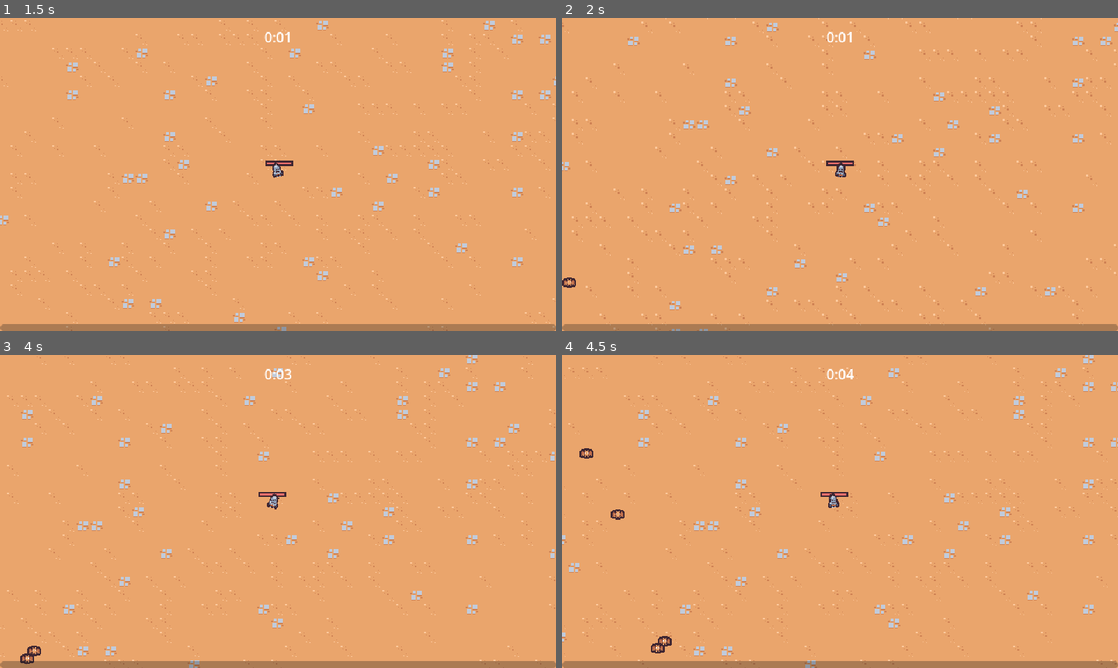
Above: before the commit, frames 1-4 (two rows, left to right).
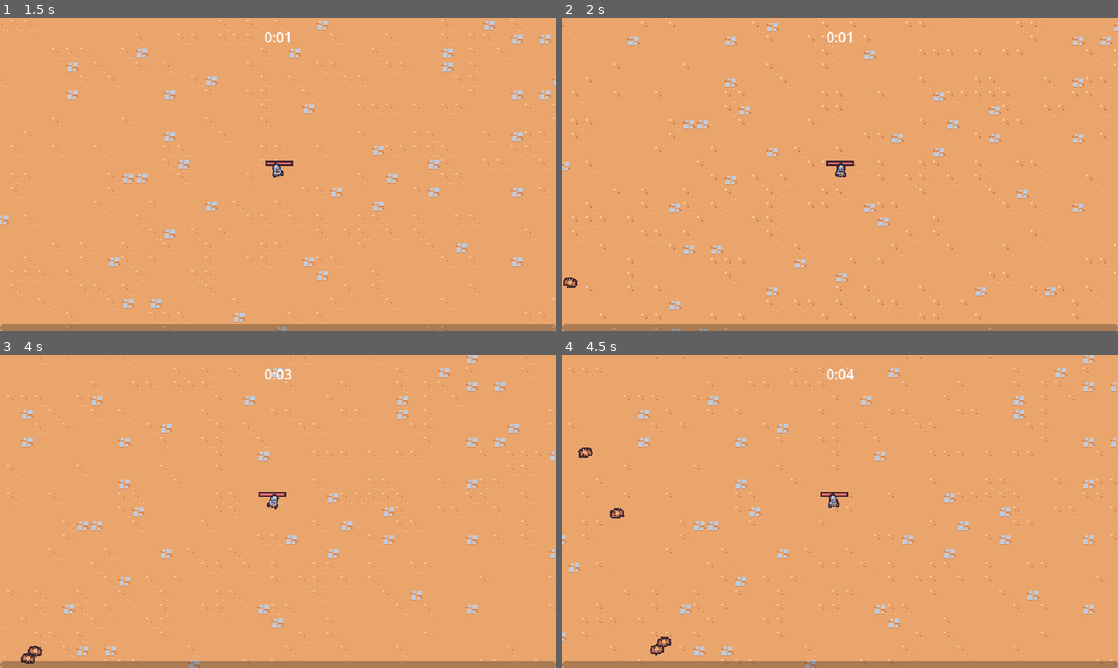
Above: after the commit, the same moments.

Repository: Osama-cs/GameDevPractise
Game: Godot game, scene res://scenes/main/main.tscn
Two runs of this game, one before a commit and one after it. Both use one fixed random seed, a clock stepped at 60 frames per second and the inputs below.
Inputs (mouse positions are in pixels of both pictures, inside the frame that each line leads up to):
- Up to frame 1 (1.5 s): move the mouse to (400, 158) at 0.52 s; press the mouse at (400, 158) at 0.53 s; hold D (move_right) 0.53-1.28 s; move the mouse to (166, 190) at 1.27 s; release the mouse at (166, 190) at 1.28 s; hold S (move_down) from 1.28 s (still down); click (166, 190) at 1.35 s
- Up to frame 2 (2 s): keep holding S (move_down)
- Up to frame 3 (4 s): move the mouse to (333, 442) at 2.02 s; release S (move_down) at 2.03 s; press the mouse at (333, 442) at 2.03 s; hold D (move_right) 2.03-2.78 s; move the mouse to (250, 574) at 2.77 s; release the mouse at (250, 574) at 2.78 s; hold W (move_up) 2.78-3.53 s; click (250, 574) at 2.85 s; move the mouse to (444, 558) at 3.52 s; press the mouse at (444, 558) at 3.53 s; hold A (move_left) from 3.53 s (still down)
- Up to frame 4 (4.5 s): keep holding A (move_left); move the mouse to (673, 464) at 4.27 s; release the mouse at (673, 464) at 4.28 s; click (673, 464) at 4.35 s

Frame 1 is identical in both runs. In frame 2, less than 0.1% of the frame differs, in the area x 0-3%, y 82-87%; in frame 3, less than 0.1%; in frame 4, 0.2%, in the area x 2-20%, y 29-96%.

Commit message:
Animated the bat enemy moving.

Diff:
--- a/scenes/game_object/basic_enemy/basic_enemy.tscn
+++ b/scenes/game_object/basic_enemy/basic_enemy.tscn
@@ -1,10 +1,72 @@
-[gd_scene load_steps=8 format=3 uid="uid://demfmrdh6vcnj"]
+[gd_scene load_steps=11 format=3 uid="uid://demfmrdh6vcnj"]
 
 [ext_resource type="Texture2D" uid="uid://dct10bdhv4jdo" path="res://scenes/game_object/basic_enemy/basic_enemy.png" id="1_3ukm1"]
 [ext_resource type="Script" path="res://scenes/game_object/basic_enemy/basic_enemy.gd" id="1_qme3c"]
 [ext_resource type="PackedScene" uid="uid://bwfxrp0t0rmss" path="res://scenes/component/health_component.tscn" id="2_cyuah"]
 [ext_resource type="PackedScene" uid="uid://dmqf0w320m34r" path="res://scenes/component/vial_drop_component.tscn" id="3_omuwd"]
 [ext_resource type="PackedScene" uid="uid://bv0ffi0jje15y" path="res://scenes/component/hurtbox_component.tscn" id="4_h45uf"]
+
+[sub_resource type="Animation" id="Animation_bg23m"]
+resource_name = "walk"
+length = 0.4
+loop_mode = 1
+tracks/0/type = "value"
+tracks/0/imported = false
+tracks/0/enabled = true
+tracks/0/path = NodePath("Visuals/Sprite2D:position")
+tracks/0/interp = 2
+tracks/0/loop_wrap = true
+tracks/0/keys = {
+"times": PackedFloat32Array(0, 0.1, 0.3),
+"transitions": PackedFloat32Array(1, 1, 1),
+"update": 0,
+"values": [Vector2(0, 0), Vector2(0, -1), Vector2(0, 1)]
+}
+tracks/1/type = "value"
+tracks/1/imported = false
+tracks/1/enabled = true
+tracks/1/path = NodePath("Visuals/Sprite2D:rotation")
+tracks/1/interp = 2
+tracks/1/loop_wrap = true
+tracks/1/keys = {
+"times": PackedFloat32Array(0, 0.1, 0.2, 0.3),
+"transitions": PackedFloat32Array(1, 1, 1, 1),
+"update": 0,
+"values": [0.174533, -0.174533, 0.174533, -0.174533]
+}
+
+[sub_resource type="Animation" id="Animation_m2x0v"]
+length = 0.001
+tracks/0/type = "value"
+tracks/0/imported = false
+tracks/0/enabled = true
+tracks/0/path = NodePath("Visuals/Sprite2D:position")
+tracks/0/interp = 1
+tracks/0/loop_wrap = true
+tracks/0/keys = {
+"times": PackedFloat32Array(0),
+"transitions": PackedFloat32Array(1),
+"update": 0,
+"values": [Vector2(0, 0)]
+}
+tracks/1/type = "value"
+tracks/1/imported = false
+tracks/1/enabled = true
+tracks/1/path = NodePath("Visuals/Sprite2D:rotation")
+tracks/1/interp = 1
+tracks/1/loop_wrap = true
+tracks/1/keys = {
+"times": PackedFloat32Array(0),
+"transitions": PackedFloat32Array(1),
+"update": 0,
+"values": [0.0]
+}
+
+[sub_resource type="AnimationLibrary" id="AnimationLibrary_afenc"]
+_data = {
+"RESET": SubResource("Animation_m2x0v"),
+"walk": SubResource("Animation_bg23m")
+}
 
 [sub_resource type="CircleShape2D" id="CircleShape2D_dc3je"]
 radius = 12.0
@@ -18,6 +80,12 @@
 motion_mode = 1
 script = ExtResource("1_qme3c")
 
+[node name="AnimationPlayer" type="AnimationPlayer" parent="."]
+libraries = {
+"": SubResource("AnimationLibrary_afenc")
+}
+autoplay = "walk"
+
 [node name="HealthComponent" parent="." instance=ExtResource("2_cyuah")]
 
 [node name="VialDropComponent" parent="." node_paths=PackedStringArray("health_component") instance=ExtResource("3_omuwd")]
@@ -30,7 +98,9 @@
 position = Vector2(0, -5)
 shape = SubResource("CircleShape2D_dc3je")
 
-[node name="Sprite2D" type="Sprite2D" parent="."]
+[node name="Visuals" type="Node2D" parent="."]
+
+[node name="Sprite2D" type="Sprite2D" parent="Visuals"]
 texture = ExtResource("1_3ukm1")
 offset = Vector2(0, -6)
 
